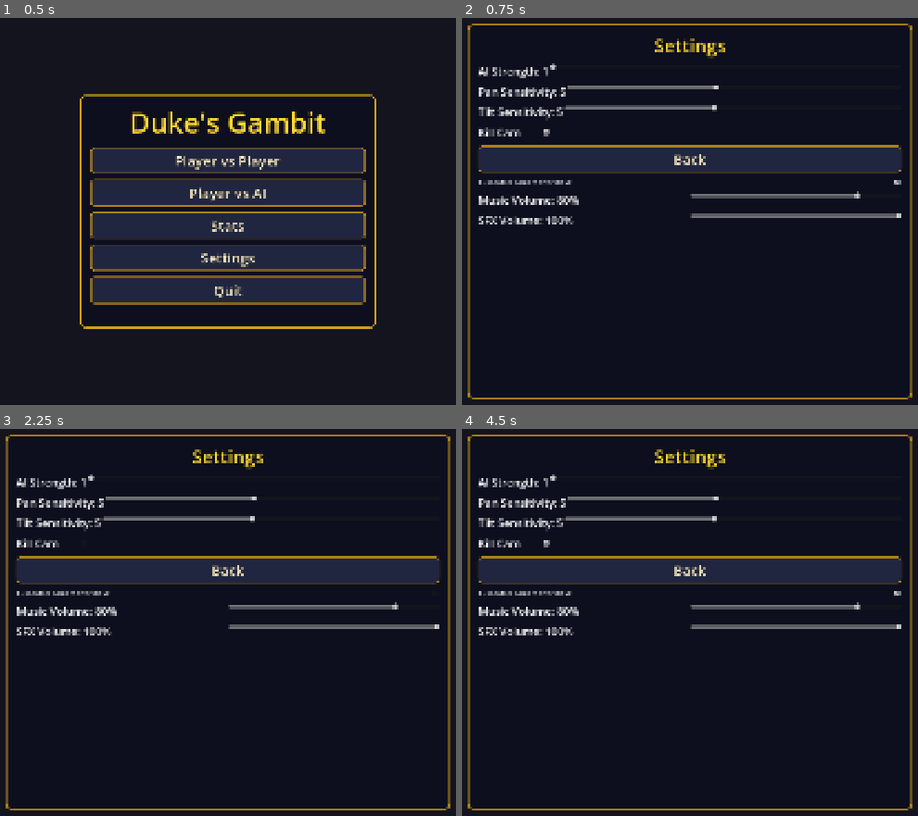
Above: before the commit, frames 1-4 (two rows, left to right).
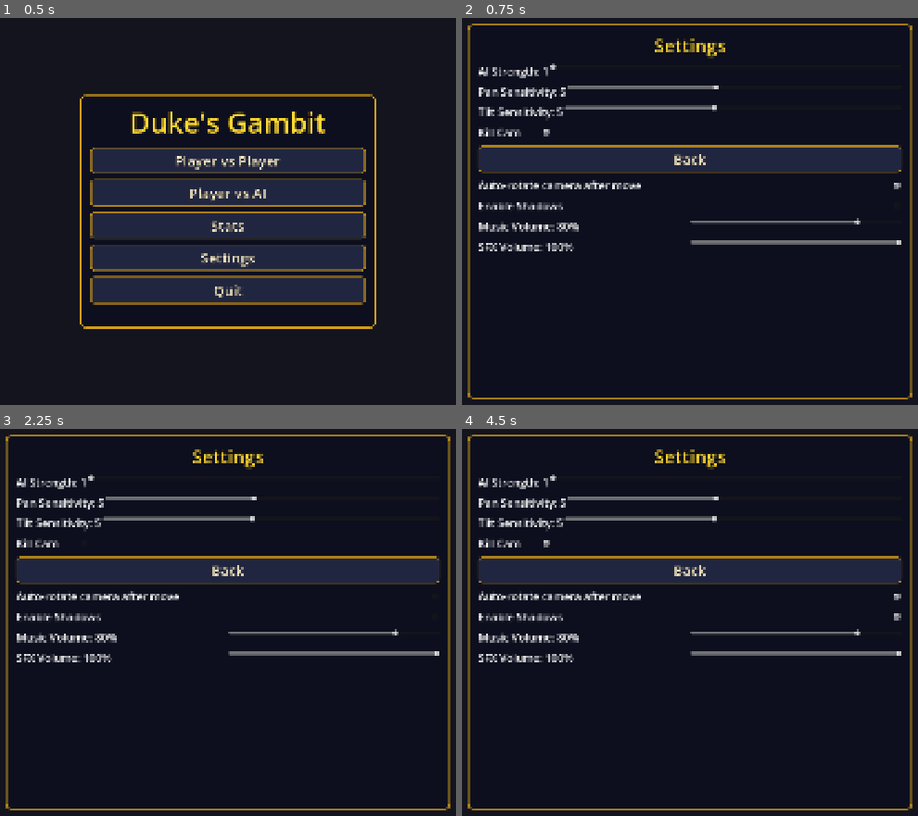
Above: after the commit, the same moments.

Repository: 0xMartin/Duke-s-Gambit
Game: Godot game, scene res://scenes/main_menu.tscn
The game is run twice, just before and just after one commit, with the same random seed, the same clock (stepped at 60 frames per second) and the same inputs. A sky picture missing from this copy of the repository is replaced by a grey-blue gradient.
Inputs (mouse positions are in pixels of both pictures, inside the frame that each line leads up to):
- Up to frame 1 (0.5 s): no input
- Up to frame 2 (0.75 s): click "Settings" at 0.5 s
- Up to frame 3 (2.25 s): click (82, 545) at 1.25 s; click (433, 595) at 2 s
- Up to frame 4 (4.5 s): click (895, 618) at 2.77 s; click (544, 545) at 3.5 s; click (895, 595) at 4.25 s

Frame 1 is identical in both runs. In frame 2, 3.9% of the frame differs, in the area x 3-97%, y 41-61%; in frame 3, 3.9%; in frame 4, 4.0%.

Commit message:
Add README.md with asset references, sound links, and TODO items

Diff:
--- a/scenes/game.tscn
+++ b/scenes/game.tscn
@@ -100,7 +100,7 @@
 
 [node name="DirectionalLight3D" type="DirectionalLight3D" parent="." unique_id=218313874]
 transform = Transform3D(0.707, -0.5, 0.5, 0, 0.707, 0.707, -0.707, -0.5, 0.5, 0, 8, 0)
-light_energy = 1.2
+light_energy = 1.05
 shadow_enabled = true
 
 [node name="UI" type="Control" parent="." unique_id=1898942881]
--- a/scripts/camera_config.gd
+++ b/scripts/camera_config.gd
@@ -11,6 +11,7 @@
 var tilt_sensitivity: int  = 5
 var kill_cam_enabled:       bool = true
 var face_player_after_move: bool = true
+var shadows_enabled:        bool = false
 # 0–100 %; default: music slightly lower than SFX
 var music_volume: int = 80
 var sfx_volume:   int = 100
@@ -33,6 +34,7 @@
 		tilt_sensitivity = cfg.get_value("camera", "tilt_sensitivity", 5)
 		kill_cam_enabled       = cfg.get_value("camera", "kill_cam_enabled",       true)
 		face_player_after_move = cfg.get_value("camera", "face_player_after_move", true)
+		shadows_enabled        = cfg.get_value("camera", "shadows_enabled",        false)
 		music_volume = cfg.get_value("audio",  "music_volume", 80)
 		sfx_volume   = cfg.get_value("audio",  "sfx_volume",   100)
 
@@ -43,6 +45,7 @@
 	cfg.set_value("camera", "tilt_sensitivity", tilt_sensitivity)
 	cfg.set_value("camera", "kill_cam_enabled",       kill_cam_enabled)
 	cfg.set_value("camera", "face_player_after_move", face_player_after_move)
+	cfg.set_value("camera", "shadows_enabled",        shadows_enabled)
 	cfg.set_value("audio",  "music_volume", music_volume)
 	cfg.set_value("audio",  "sfx_volume",   sfx_volume)
 	cfg.save(CONFIG_PATH)
--- a/scripts/game_controller.gd
+++ b/scripts/game_controller.gd
@@ -19,6 +19,7 @@
 @onready var _pieces:  Node3D      = get_node(pieces_root)
 @onready var _ui:      Control     = get_node(ui_root)
 @onready var _terrain: Node3D      = get_node_or_null("Terrain")
+@onready var _sun: DirectionalLight3D = get_node_or_null("DirectionalLight3D")
 
 var _hud: Node = null
 
@@ -80,6 +81,7 @@
 
 # ──────────────────────────────────────────────────────────────────────────
 func _ready() -> void:
+	_apply_graphics_settings()
 	if _terrain != null and _board != null:
 		# Keep authored Y/Z so terrain can be fine-tuned manually in game.tscn.
 		var bc := _board.board_center()
@@ -93,6 +95,13 @@
 	_sfx_select.volume_db = -10.0
 	add_child(_sfx_select)
 	MusicManager.play_game_music()
+
+func _apply_graphics_settings() -> void:
+	if _sun == null:
+		return
+	var cam_cfg: Node = get_node_or_null("/root/CameraConfig")
+	var shadows_enabled: bool = bool(cam_cfg.get("shadows_enabled")) if cam_cfg else false
+	_sun.shadow_enabled = shadows_enabled
 
 ## Called from MainMenu before adding this node to the scene tree.
 func setup(p1_name: String, p2_name: String,
--- a/scripts/pieces/base_piece.gd
+++ b/scripts/pieces/base_piece.gd
@@ -20,7 +20,7 @@
 @export var anim_walk:   String = "walk"
 @export var anim_attack: String = "attack"
 @export var anim_death:  String = "death"
-@export var cast_piece_shadows: bool = false
+@export var cast_piece_shadows: bool = true
 
 ## Y-axis rotation offset (degrees) to align model's front with Godot's -Z axis.
 ## Blender exports typically have front = +Z in Godot, so 180 is the default.
@@ -312,10 +312,13 @@
 	_play(anim_idle)
 
 func _apply_shadow_cast(node: Node) -> void:
+	var cam_cfg: Node = get_node_or_null("/root/CameraConfig")
+	var shadows_enabled: bool = bool(cam_cfg.get("shadows_enabled")) if cam_cfg else false
+	var cast_enabled: bool = shadows_enabled and cast_piece_shadows
 	if node is GeometryInstance3D:
 		(node as GeometryInstance3D).cast_shadow = (
 			GeometryInstance3D.SHADOW_CASTING_SETTING_ON
-			if cast_piece_shadows
+			if cast_enabled
 			else GeometryInstance3D.SHADOW_CASTING_SETTING_OFF
 		)
 	for child in node.get_children():
--- a/scripts/ui/main_menu.gd
+++ b/scripts/ui/main_menu.gd
@@ -31,6 +31,7 @@
 var _save: Node = null
 var _stats_vbox:        VBoxContainer = null
 var _face_player_check: CheckBox      = null
+var _shadows_check:     CheckBox      = null
 var _music_vol_slider:  HSlider       = null
 var _music_vol_label:   Label         = null
 var _sfx_vol_slider:    HSlider       = null
@@ -172,6 +173,8 @@
 		_kill_cam_check.button_pressed = cam_cfg.kill_cam_enabled
 		if _face_player_check:
 			_face_player_check.button_pressed = cam_cfg.get("face_player_after_move") != false
+		if _shadows_check:
+			_shadows_check.button_pressed = cam_cfg.get("shadows_enabled") != false
 		# Populate volume sliders without triggering callbacks
 		var mv: int = int(cam_cfg.get("music_volume"))
 		var sv: int = int(cam_cfg.get("sfx_volume"))
@@ -215,6 +218,7 @@
 	row.name = "FacePlayerRow"
 	var lbl := Label.new()
 	lbl.text = "Auto-rotate camera after move"
+	lbl.add_theme_font_size_override("font_size", 28)
 	lbl.size_flags_horizontal = Control.SIZE_EXPAND_FILL
 	_face_player_check = CheckBox.new()
 	_face_player_check.name = "FacePlayerCheck"
@@ -223,8 +227,23 @@
 	vbox.add_child(row)
 	_face_player_check.toggled.connect(_on_face_player_toggled)
 
+	var sh_row := HBoxContainer.new()
+	sh_row.name = "ShadowsRow"
+	var sh_lbl := Label.new()
+	sh_lbl.text = "Enable Shadows"
+	sh_lbl.add_theme_font_size_override("font_size", 28)
+	sh_lbl.size_flags_horizontal = Control.SIZE_EXPAND_FILL
+	_shadows_check = CheckBox.new()
+	_shadows_check.name = "ShadowsCheck"
+	var cam_cfg: Node = get_node_or_null("/root/CameraConfig")
+	_shadows_check.button_pressed = bool(cam_cfg.get("shadows_enabled")) if cam_cfg else false
+	sh_row.add_child(sh_lbl)
+	sh_row.add_child(_shadows_check)
+	vbox.add_child(sh_row)
+	_shadows_check.toggled.connect(_on_shadows_toggled)
+
 	# ── Music Volume ─────────────────────────────────────────────────────
-	var cam_cfg: Node = get_node_or_null("/root/CameraConfig")
+	cam_cfg = get_node_or_null("/root/CameraConfig")
 	var init_mv: int = int(cam_cfg.get("music_volume")) if cam_cfg else 80
 	var init_sv: int = int(cam_cfg.get("sfx_volume"))   if cam_cfg else 100
 
@@ -271,6 +290,12 @@
 	var cam_cfg: Node = get_node_or_null("/root/CameraConfig")
 	if cam_cfg:
 		cam_cfg.set("face_player_after_move", pressed)
+		cam_cfg.save_config()
+
+func _on_shadows_toggled(pressed: bool) -> void:
+	var cam_cfg: Node = get_node_or_null("/root/CameraConfig")
+	if cam_cfg:
+		cam_cfg.set("shadows_enabled", pressed)
 		cam_cfg.save_config()
 
 func _on_music_vol_changed(value: float) -> void:
Not shown, added: README.md
